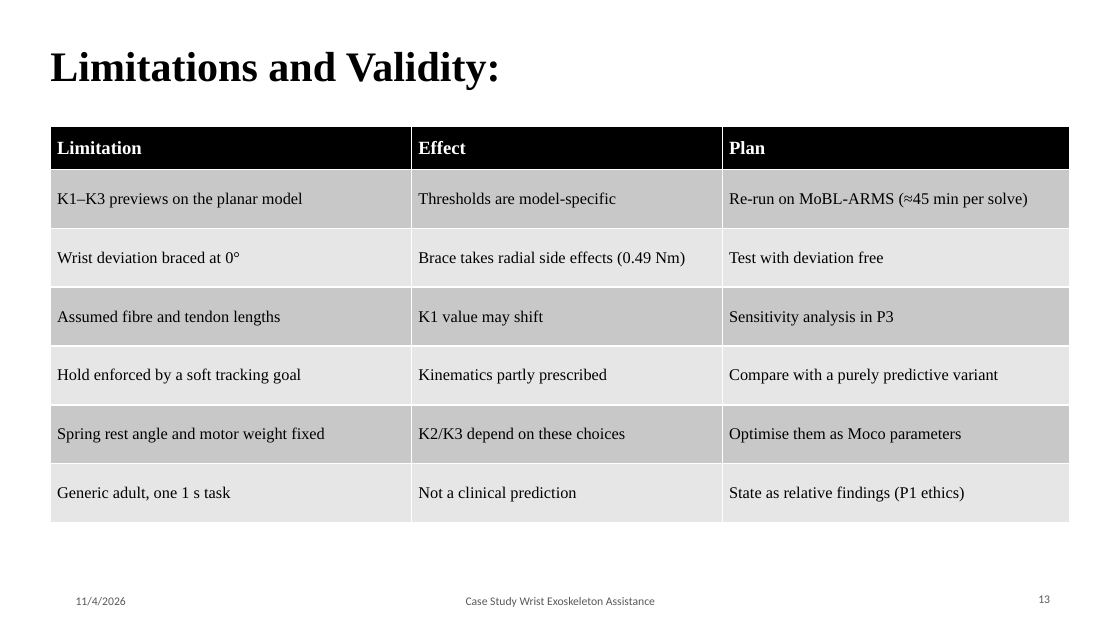
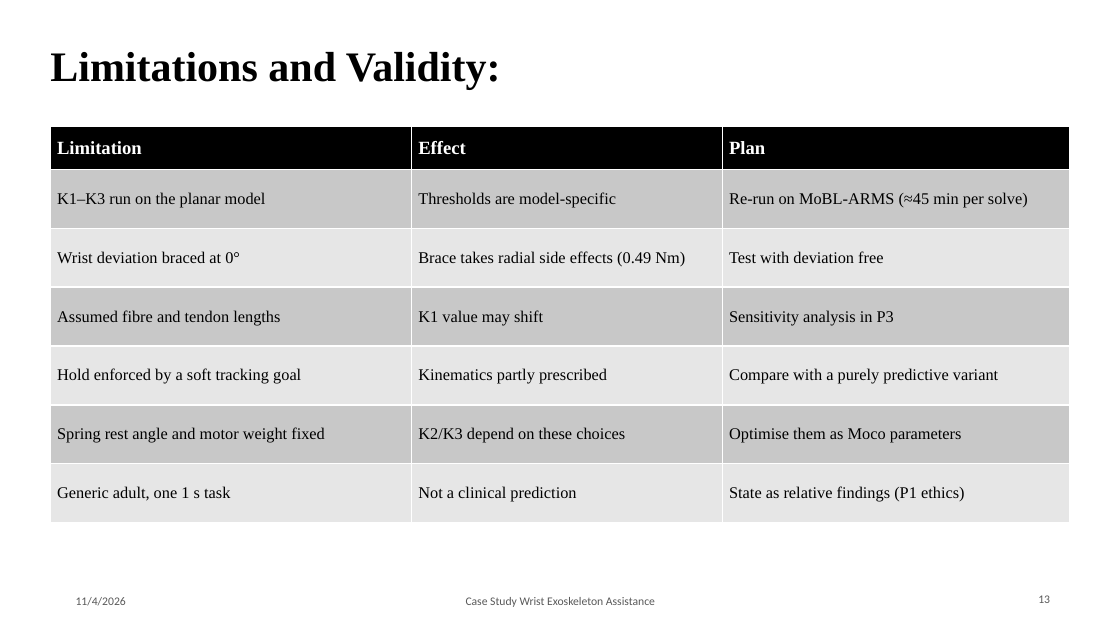
Before and after one commit to Rationaliser/wrist-exo-assist-sim, a slide deck: slide 13 of presentation/P2_Team7_Wrist_Exo_Baseline.pptx. Drawn at 1120x630 pixels with LibreOffice and Linux fonts; fonts in the diff are those of the drawing; background and template pictures are left out. Boxes give left, top, right and bottom in pixels: in the first picture for what was removed or moved away, otherwise in the second. Text is boxed around its words. In the diff, an @@ line names an element or a change of style, - is before the commit and + after.

```diff
--- a/presentation/P2_Team7_Wrist_Exo_Baseline.pptx
+++ b/presentation/P2_Team7_Wrist_Exo_Baseline.pptx
@@ table at <box>50,126,1070,506</box> @@
-row 2, column 1: K1–K3 previews on the planar model
+row 2, column 1: K1–K3 run on the planar model
```
Also in this commit, not shown: 5 other slides changed, 44 other files.
